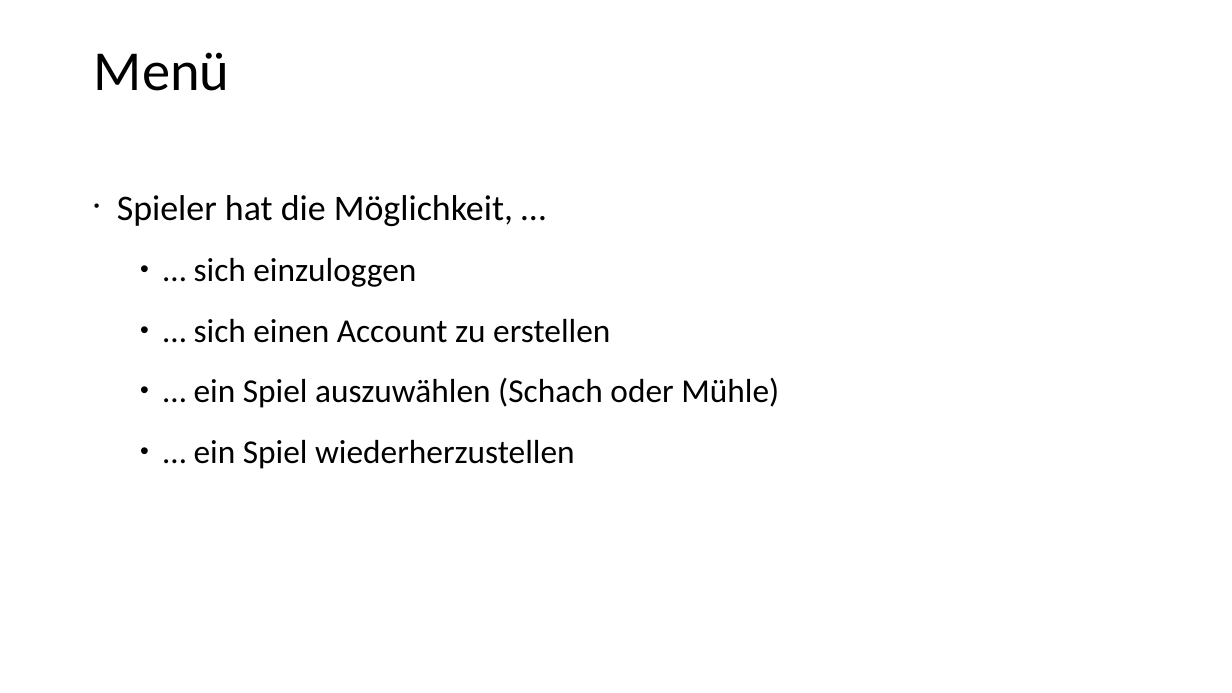
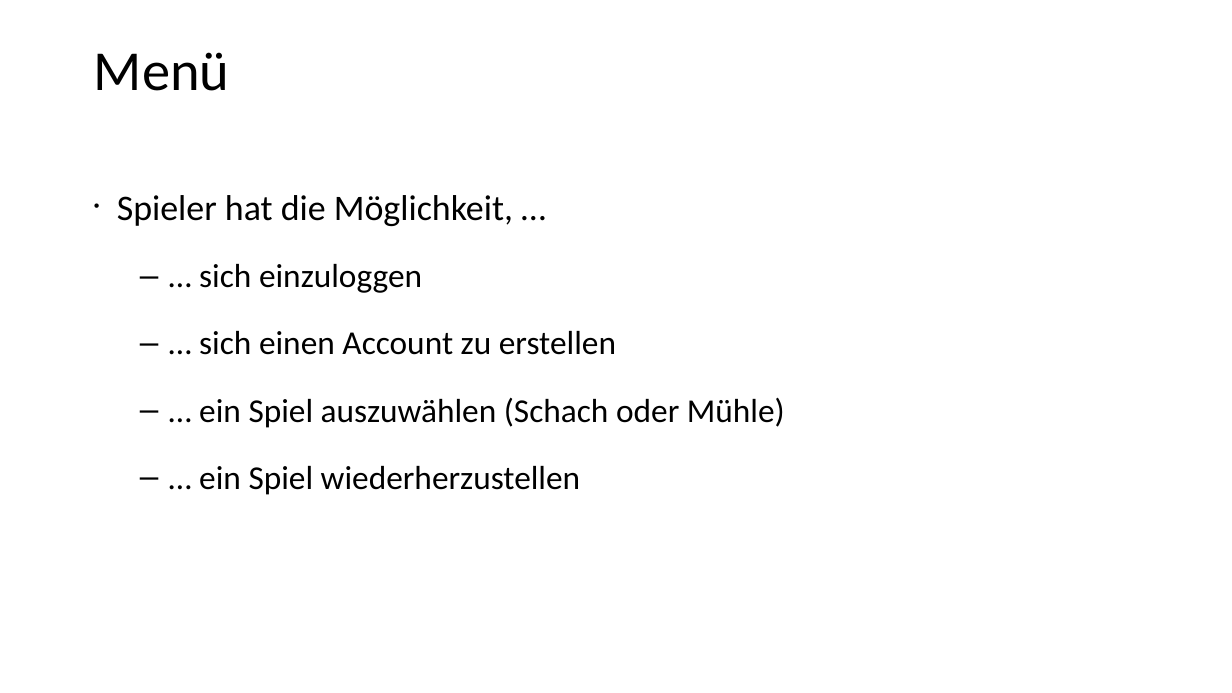
Before and after one commit to spionbruecke/Gava, a slide deck: slide 6 of Präsentation/Präsentation.ppt. Drawn at 1232x693 pixels with LibreOffice and Linux fonts; fonts in the diff are those of the drawing. Boxes give left, top, right and bottom in pixels: in the first picture for what was removed or moved away, otherwise in the second. Text is boxed around its words. In the diff, an @@ line names an element or a change of style, - is before the commit and + after.

```diff
--- a/Präsentation/Präsentation.ppt
+++ b/Präsentation/Präsentation.ppt
@@ text "Spieler hat die Möglichkeit, …" at <box>117,195,785,495</box>: bullet • to –; more space between paragraphs @@
```
Also in this commit, not shown: 7 other slides changed, 1 slide added, 1 slide removed.
